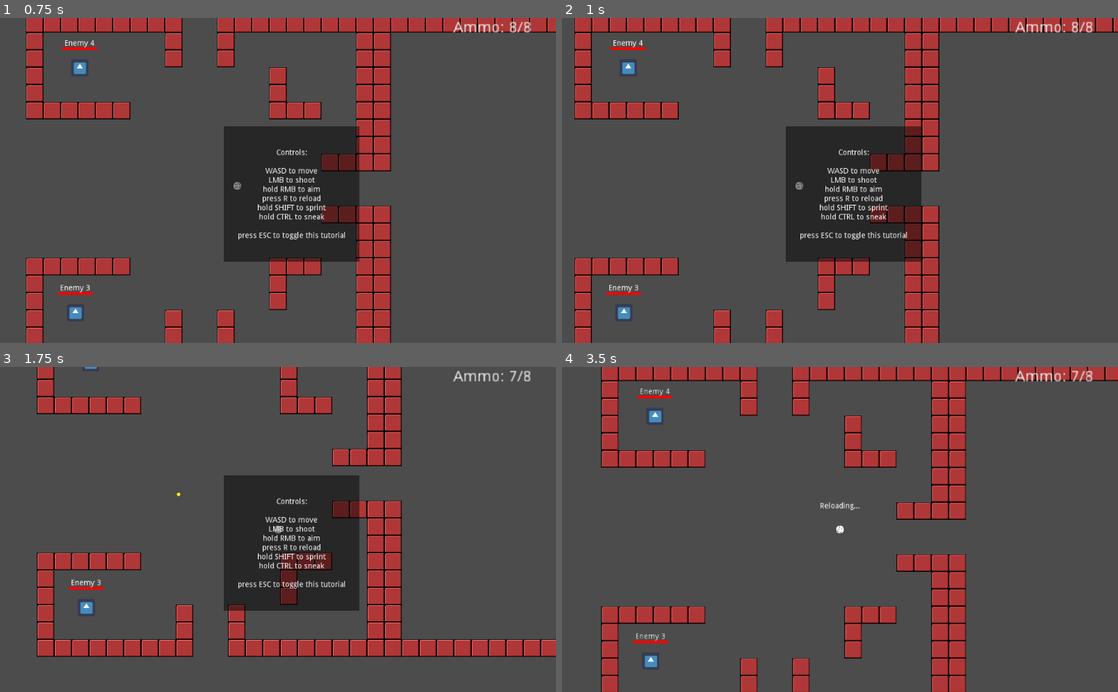
Above: before the commit, frames 1-4 (two rows, left to right).
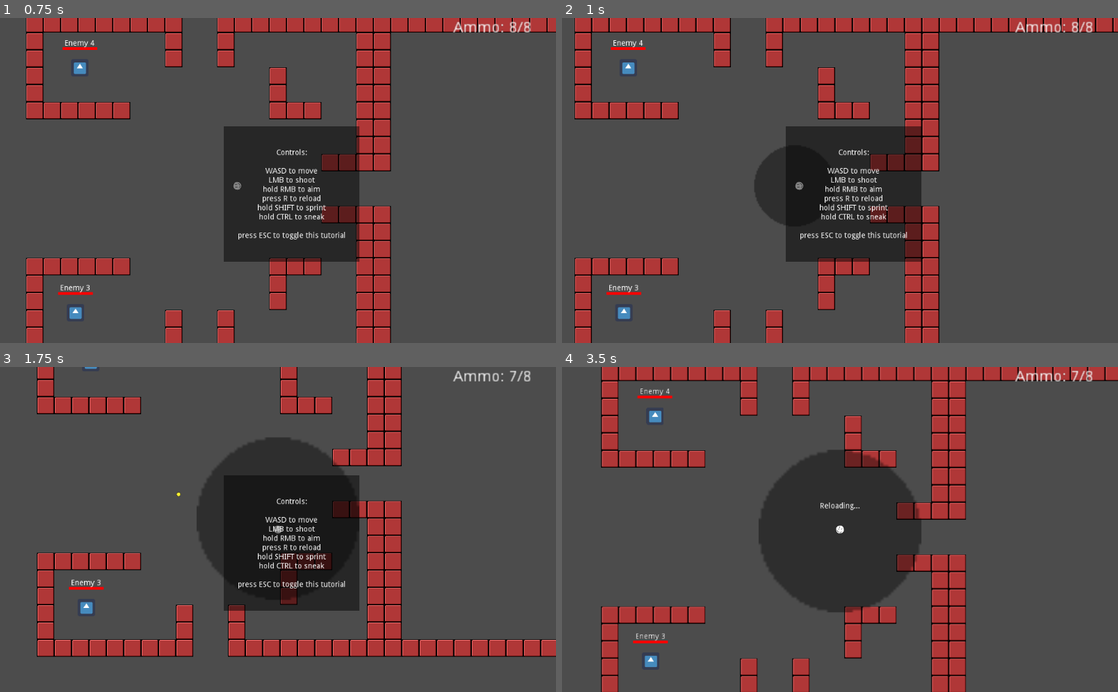
Above: after the commit, the same moments.

Repository: Rallas/4392-001TeamC
Game: Godot game, scene res://Scenes/DefaultScene.tscn
Same seed, same stepped clock (60 frames per second), same inputs: the game is played once before the commit and once after it. The engine's default icon, where the game draws it, is replaced by a stand-in: a white triangle on a blue panel in a dark square.
Inputs (mouse positions are in pixels of both pictures, inside the frame that each line leads up to):
- Up to frame 1 (0.75 s): tap R (reload) at 0.5 s; move the mouse to (400, 164) at 0.52 s; hold D (move_right) from 0.53 s (still down); hold Right mouse button (aim) from 0.53 s (still down)
- Up to frame 2 (1 s): keep holding D (move_right); keep holding Right mouse button (aim)
- Up to frame 3 (1.75 s): tap R (reload) at 1.25 s; move the mouse to (166, 545) at 1.27 s; release D (move_right) at 1.28 s; release Right mouse button (aim) at 1.28 s; hold S (move_down) from 1.28 s (still down); click (166, 545) at 1.35 s
- Up to frame 4 (3.5 s): tap R (reload) at 2, 2.75 s; move the mouse to (895, 458) at 2.02 s; release S (move_down) at 2.03 s; hold D (move_right) 2.03-2.78 s; hold Ctrl (sneak) 2.03-2.78 s; move the mouse to (812, 594) at 2.77 s; hold W (move_up) from 2.78 s (still down); tap Shift (sprint) at 2.85 s

Frame 1 is identical in both runs. In frame 2, 1.0% of the frame differs, in the area x 34-41%, y 39-64%; in frame 3, 3.8%; in frame 4, 11%, in the area x 35-65%, y 25-76%.

Commit message:
Added basic footstep noise and some very dumb enemy AI

Diff:
--- a/4392_TeamC_Prototype/Scripts/Enemy.gd
+++ b/4392_TeamC_Prototype/Scripts/Enemy.gd
@@ -4,16 +4,20 @@
 # Might add the movement/attack logic here, or that may go in another script.
 
 
+var moveTarget
+
 signal healthChanged(newHealth, maxHealth)
 
 export var maxHealth = 4
 var health
 
+var moveSpeed = 100
+
 # Called when the node enters the scene tree for the first time.
 func _ready():
 	health = maxHealth
 	emit_signal("healthChanged", health, maxHealth)
-	pass # Replace with function body.
+	moveTarget = global_position
 
 
 func HitByProjectile():
@@ -22,13 +26,15 @@
 	if health == 0:
 		queue_free()
 
-# Called every frame. 'delta' is the elapsed time since the previous frame.
-#func _process(delta):
-#	pass
-
+func _physics_process(_delta):
+	var velocity = Vector2.ZERO
+	if global_position.distance_to(moveTarget) > 10:
+		velocity = (moveTarget - global_position).normalized()
+		move_and_slide(velocity*moveSpeed)
 # Note: Any node in the "NoiseListener" group needs to have this function defined with these parameters
 func ReactToNoise(noisePosition, noiseIntensity):
 	var distanceToNoise = global_position.distance_to(noisePosition)
 
 	if distanceToNoise < noiseIntensity:
-		print("%s | I HEARD THAT!" % name)
+		print("(t=%d) | %s | I HEARD THAT!" % [OS.get_ticks_msec(), name])
+		moveTarget = noisePosition
--- a/4392_TeamC_Prototype/Scripts/NoiseSource.gd
+++ b/4392_TeamC_Prototype/Scripts/NoiseSource.gd
@@ -4,6 +4,8 @@
 # When initialized, will tell any listening nodes current position and intensity
 # Also shows a visualization of noise radius
 
+# TODO: Improve picture used for noise source radius.
+#		(tool I used to create it has a max brush size of 64px, so it is a very blocky image)
 
 var timeout = 100 # timeout (msec) for how long visual will be displayed.
 var spawnTime
@@ -21,7 +23,7 @@
 	# Sprite attached to this is a circle with radius = {width/2} pixels
 	# Scale it by (intensity/radius) to make it a circle with new radius = {intensity} pixels
 	var spriteNode = get_child(0)
-	spriteNode.scale *= (intensity / (spriteNode.texture.get_width() / 2))
+	scale  *= (intensity / (spriteNode.texture.get_width() / 2))
 
 	# Any node belonging to the group "NoiseListener" will have its ReactToNoise() function called.
 	get_tree().call_group("NoiseListener", "ReactToNoise", noisePosition, noiseIntensity)
@@ -29,5 +31,7 @@
 
 # Called every frame. 'delta' is the elapsed time since the previous frame.
 func _process(delta):
+
+
 	if OS.get_ticks_msec() - spawnTime > timeout:
 		queue_free() # Delete this node after {timeout} msec.
--- a/4392_TeamC_Prototype/Scripts/Player.gd
+++ b/4392_TeamC_Prototype/Scripts/Player.gd
@@ -4,12 +4,17 @@
 # It is attached to the root node of the player
 
 # TODO: Add code logic to make the player move slower while 'backpedaling'
-# TODO: Make player emit noises every once in a while, with intensity proportional to current speed
 
+
+onready var NC = get_node("/root/RootNode/NoiseController")
 
 export var moveSpeed = 200
 var speedModifier = 1
 var velocity = Vector2.ZERO
+
+var lastFootstepTime = 0
+var timeBetweenFootsteps = 350
+var baseFootstepIntensity = 0.75
 
 func _ready():
 	pass # Replace with function body.
@@ -33,4 +38,8 @@
 	else:
 		speedModifier = 1
 
+	if velocity != Vector2.ZERO and OS.get_ticks_msec() - lastFootstepTime > timeBetweenFootsteps:
+		lastFootstepTime = OS.get_ticks_msec()
+		NC.CreateNoise(global_position, baseFootstepIntensity*moveSpeed*speedModifier)
+
 	move_and_slide(velocity*moveSpeed*speedModifier)
